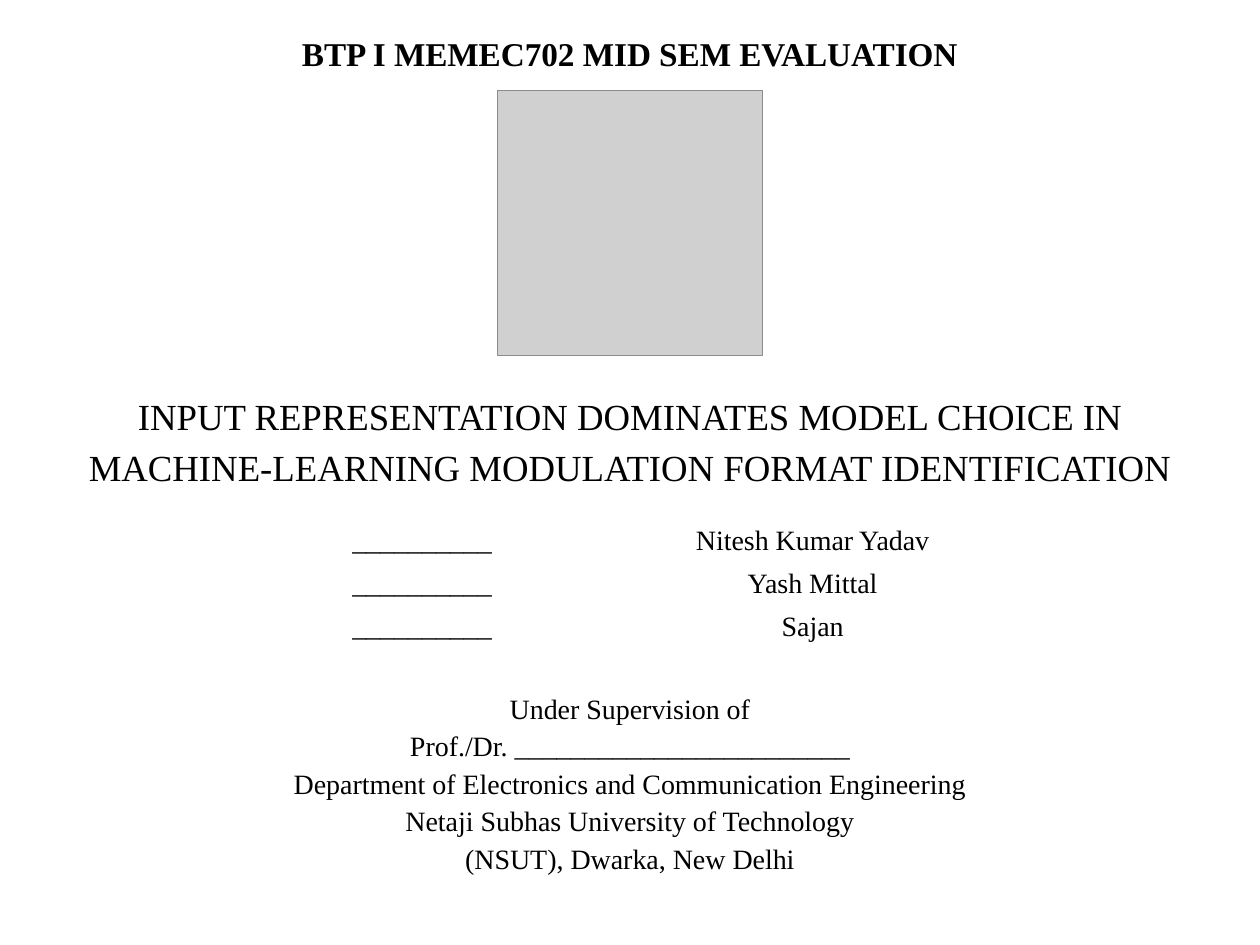
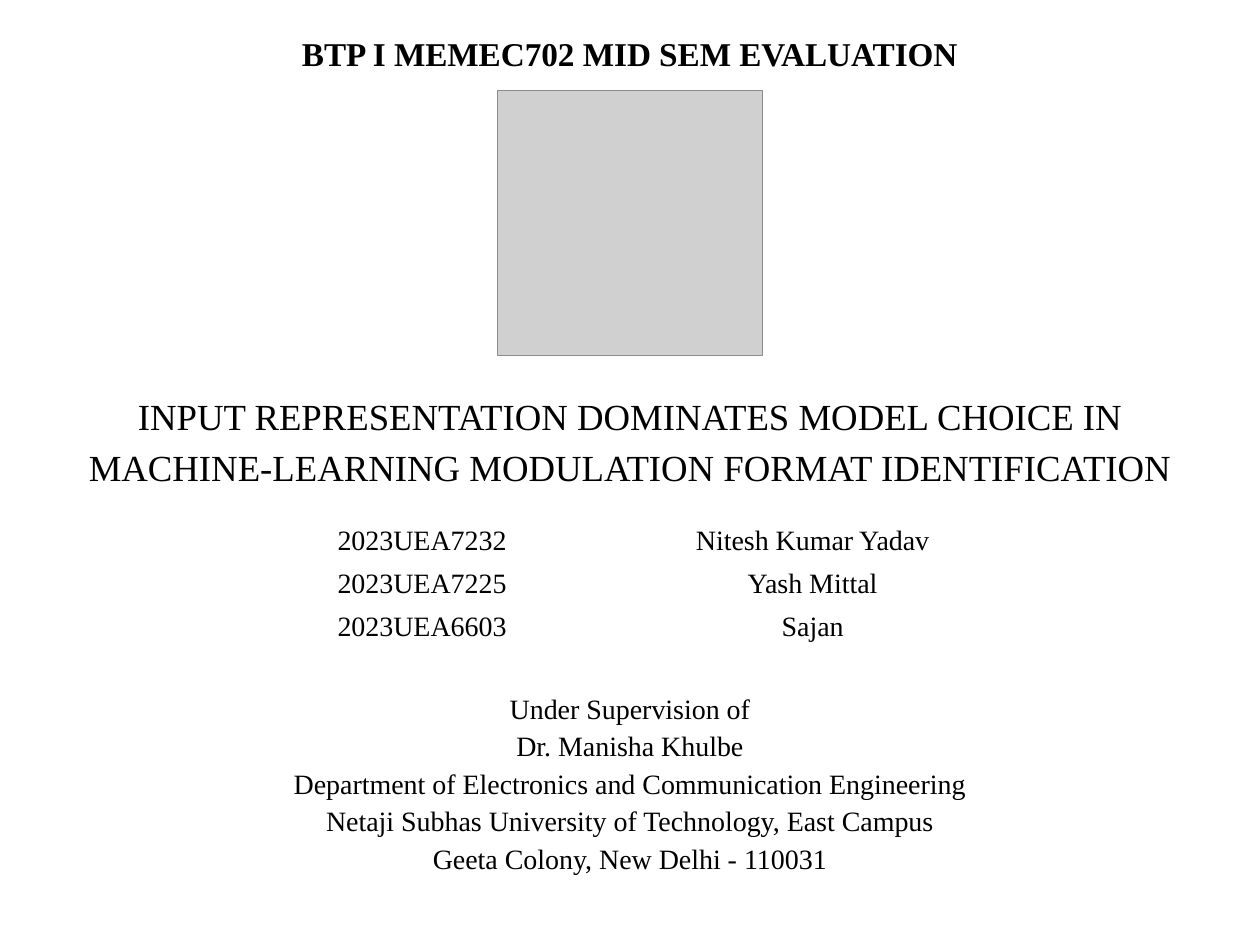
Before and after one commit to techi101/optical-mfi-representation, a slide deck: slide 1 of BTP_EndSem_Presentation_DRAFT.pptx. Drawn at 1260x945 pixels with LibreOffice and Linux fonts; fonts in the diff are those of the drawing; grey boxes stand for pictures. Boxes give left, top, right and bottom in pixels: in the first picture for what was removed or moved away, otherwise in the second. Text is boxed around its words. In the diff, an @@ line names an element or a change of style, - is before the commit and + after.

```diff
--- a/BTP_EndSem_Presentation_DRAFT.pptx
+++ b/BTP_EndSem_Presentation_DRAFT.pptx
@@ text at (338, 531, 507, 551): text changed @@
-__________
+2023UEA7232
@@ text at (338, 574, 507, 594): text changed @@
-__________
+2023UEA7225
@@ text at (338, 617, 507, 637): text changed @@
-__________
+2023UEA6603
@@ text at (516, 736, 743, 757): text changed @@
-Prof./Dr. ________________________
+Dr. Manisha Khulbe
@@ text at (326, 811, 933, 875): text changed @@
-Netaji Subhas University of Technology
-(NSUT), Dwarka, New Delhi
+Netaji Subhas University of Technology, East Campus
+Geeta Colony, New Delhi - 110031
```
Also in this commit, not shown: 3 other files.
